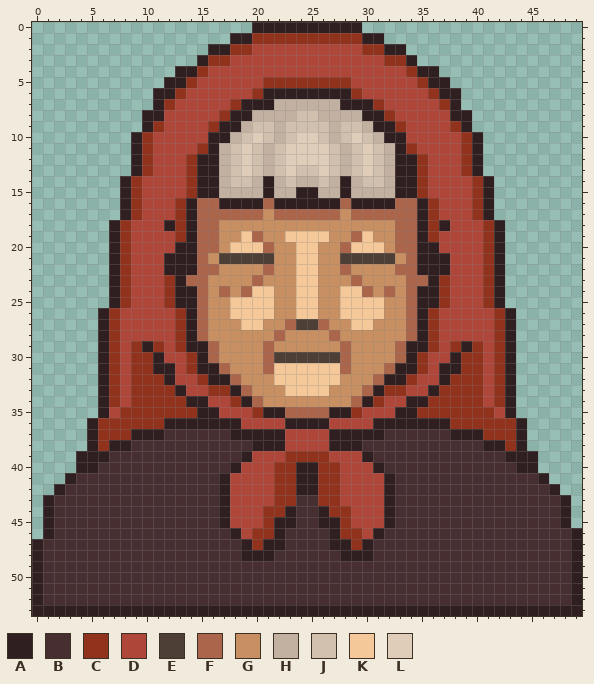
Pixel-art sprite, stored at HybridHarvest/Assets/Resources/Characters/OldLady.png. Above, as it was before the edit.
The file is 50x54 pixels.
Palette (. is transparent): A #301f21  B #472e31  C #91321d  D #af463a  E #4d3f35  F #ab654b  G #c89062  H #c2b1a1  J #d2c0ae  K #f5c89a  L #dfccb9
Once edited:
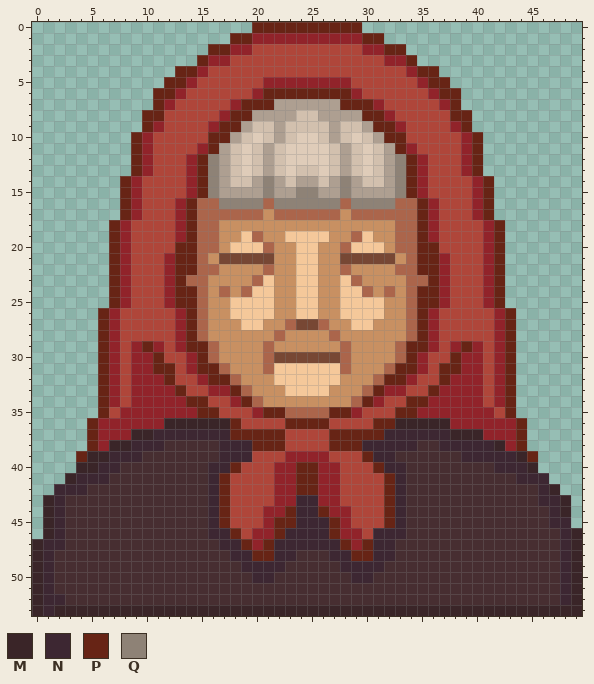
Colours new in this view: M #3a2528  N #3d2732  P #672415  Q #8e8276
What changed:
colour C: #91321d -> #91232a
colour E: #4d3f35 -> #774734
colour H: #c2b1a1 -> #ae9f91
Changed rows in their new state; - is a pixel that keeps its letter.
first column x 0:
 0 --------------------PPPPPPPPPP--------------------
 1 ------------------PP----------PP------------------
 2 ----------------PP--------------PP----------------
 3 ---------------P------------------P---------------
 4 -------------PP--------------------PP-------------
 5 ------------PP----------------------PP------------
 6 -----------PP--------PPPPPPPP--------PP-----------
 7 -----------P-------PPP------PPP-------P-----------
 8 ----------PP------PP----------PP------PP----------
 9 ----------P------PP------------PP------P----------
10 ---------P------PP--------------PP------P---------
11 ---------P------P----------------P------P---------
12 ---------P-----PQ----------------QP-----P---------
13 ---------P-----PQ----------------QP-----P---------
14 --------P------PQ----Q------Q----QP------P--------
15 --------P------PQ----Q--QQ--Q----QP------P--------
16 --------P-----P--QQQQ-QQQQQQ-QQQQ--P-----P--------
17 --------P-----P--------------------P-----P--------
18 -------P----D-P--------------------P-D----P-------
19 -------P------P--------------------P------P-------
20 -------P-----PP--------------------PP-----P-------
21 -------P----CPP--------------------PPC----P-------
22 -------P----CPP--------------------PPC----P-------
23 -------P-----P-------K------K-------P-----P-------
24 -------P-----PP--------------------PP-----P-------
25 -------P-----PP--------------------PP-----P-------
26 ------P-------P--------------------P-------P------
27 ------P-------P--------------------P-------P------
28 ------P-------P--------------------P-------P------
29 ------P---P---PP------------------PP---P---P------
30 ------P----P---P------------------P---P----P------
31 ------P----PP--PP----------------PP--PP----P------
32 ------P-----P---PP--------------PP---P-----P------
33 ------P------P----P------------P----P------P------
34 ------P-------PP---P----------P---PP-------P------
35 ------P--------PP----PP----PP----PP--------P------
36 -----P------MMMMMMP----PPPP----PPMMMMM------P-----
37 -----P---MMNNNNNNNPPPPP----PPPPPNNNNNNMMM---P-----
38 -----P-MMNNN-----NNNPPP----PPPNNNNN--NNNNNM-P-----
39 ----PMMNNN-------NNN----------PNN------NNNNNMP----
40 ----MMNN--------NNP-----PP-----PNN--------NNNM----
41 ---MNNN---------NP------PP------PN----------NNN---
42 --NNN-----------NP------PP------PN------------NM--
43 -MN-------------NP------NN------PN------------NNM-
44 -MN-------------NP-----PNNP-----PN-------------NM-
45 -MN-------------NP----PPNNNP----PN-------------NN-
46 -MN-------------NNP---PNNNNP---NNN--------------NM
47 MNN--------------NNP-PNNNNNNP-PNN---------------NM
48 MN----------------NNPPNN---NNPPNN---------------NM
49 MN-----------------NNNN-----NNNN----------------NM
50 MN------------------NN-------NN-----------------NM
51 MN----------------------------------------------NM
52 MNN---------------------------------------------NM
53 MNMMMMMMMMMMMMMMMMMMMMMMMMMMMMMMMMMMMMMMMMMMMMMMMM
Where, in picture pixels (left, top, right, bottom), the same in both pictures:
changed: (32, 22, 582, 616)
